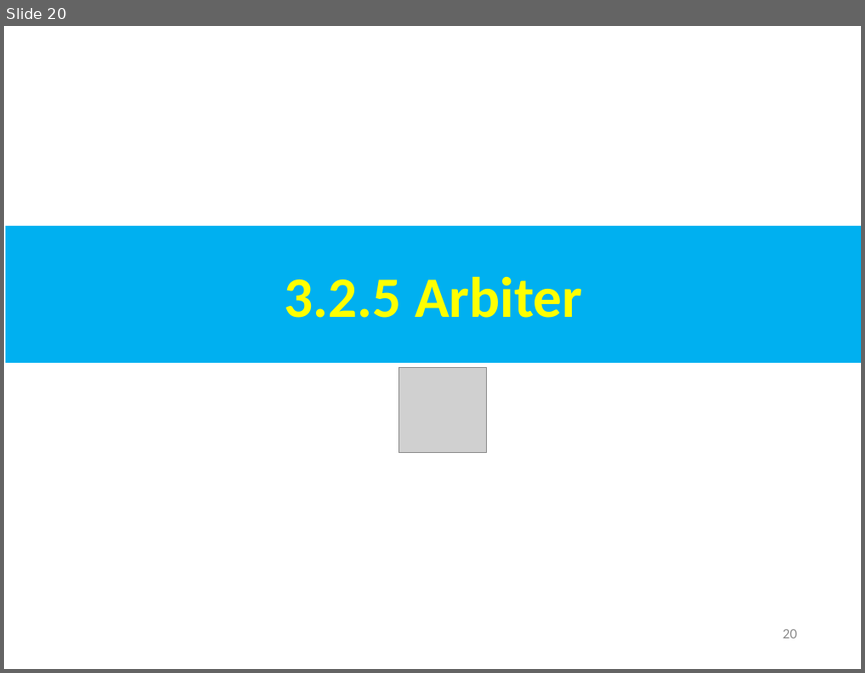
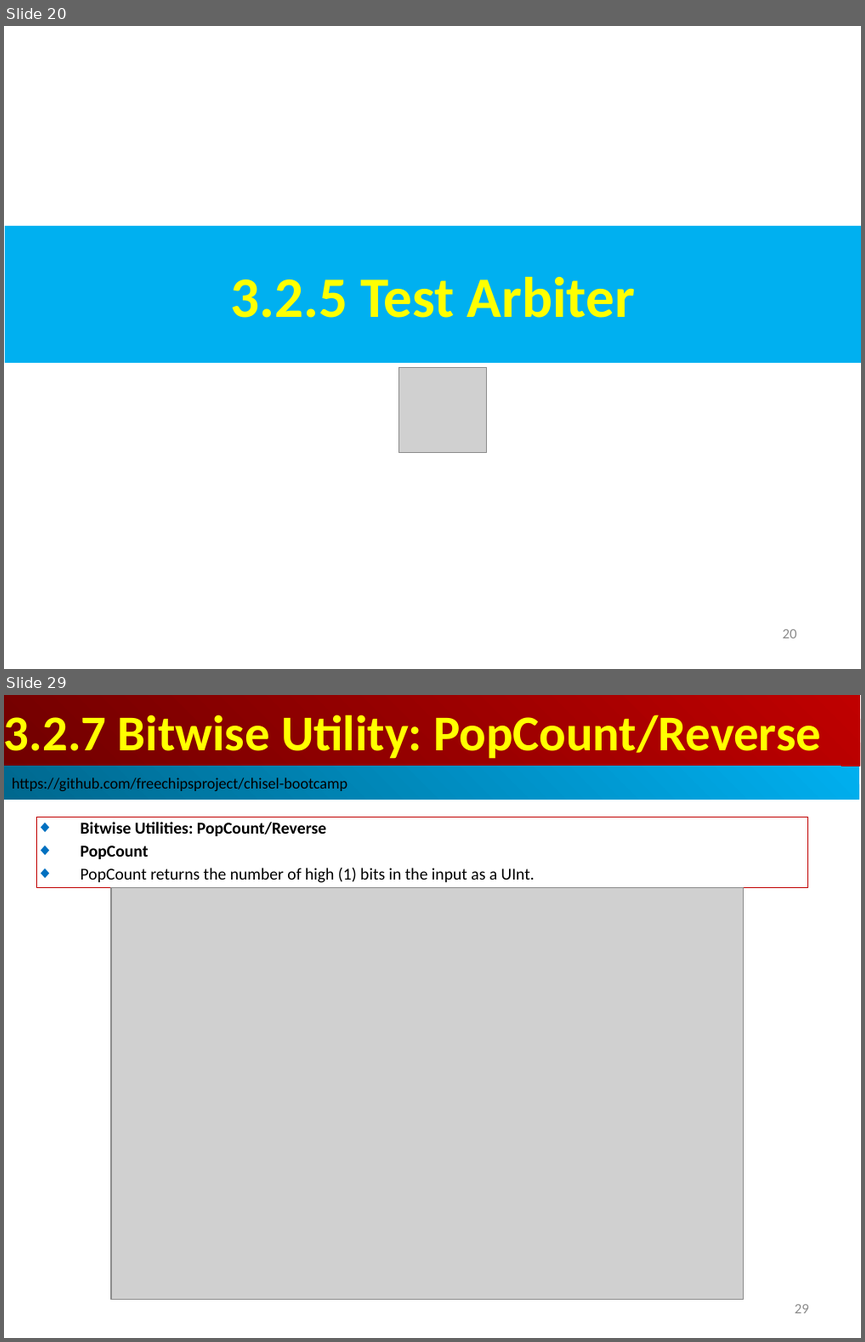
Before and after one commit to peterhchen/AIU_CS800_Chisel, a slide deck: 300_UCB_BC/003.2_StdLib/000_Video/003.2_StdLib.ppt. Shown one above the other, each under a label of ours: slide 20 before the commit, slides 20 and 29 after it; the slides between them are not shown. The pictures are 865x673 and 865x1342 pixels, drawn with LibreOffice and Linux fonts; fonts in the diff are those of the drawing; grey boxes stand for pictures. Boxes give left, top, right and bottom in pixels: in the first picture for what was removed or moved away, otherwise in the second. Text is boxed around its words. In the diff, an @@ line names an element or a change of style, - is before the commit and + after.

```diff
--- a/300_UCB_BC/003.2_StdLib/000_Video/003.2_StdLib.ppt
+++ b/300_UCB_BC/003.2_StdLib/000_Video/003.2_StdLib.ppt
@@ slide 29 added at <box>4,695,861,1338</box>, background #FFFFFF @@
@@ rectangle added at <box>4,695,860,766</box>, fill gradient #BF0000 to #710000, 42 pt, text #FFFF00, bold @@
+3.2.7 Bitwise Utility: PopCount/Reverse
@@ rectangle added at <box>4,766,859,800</box>, fill gradient #00AFEF to #00688E, 13 pt, text #000000 @@
+https://github.com/freechipsproject/chisel-bootcamp
@@ rectangle added at <box>36,817,808,888</box>, outline #C00000 0.74 pt, 14 pt, text #000000 @@
+◆ Bitwise Utilities: PopCount/Reverse
+◆ PopCount
+◆ PopCount returns the number of high (1) bits in the input as a UInt.
@@ picture added at <box>111,888,744,1299</box> @@
@@ page number added at <box>794,1304,809,1313</box>, 12 pt, text #8B8B8B @@
+29
@@ slide 20 changed as well @@
@@ text in rectangle at <box>230,277,635,318</box>: text changed @@
-3.2.5 Arbiter
+3.2.5 Test Arbiter
```
Also in this commit, not shown: 9 other slides changed, 18 other slides added.
